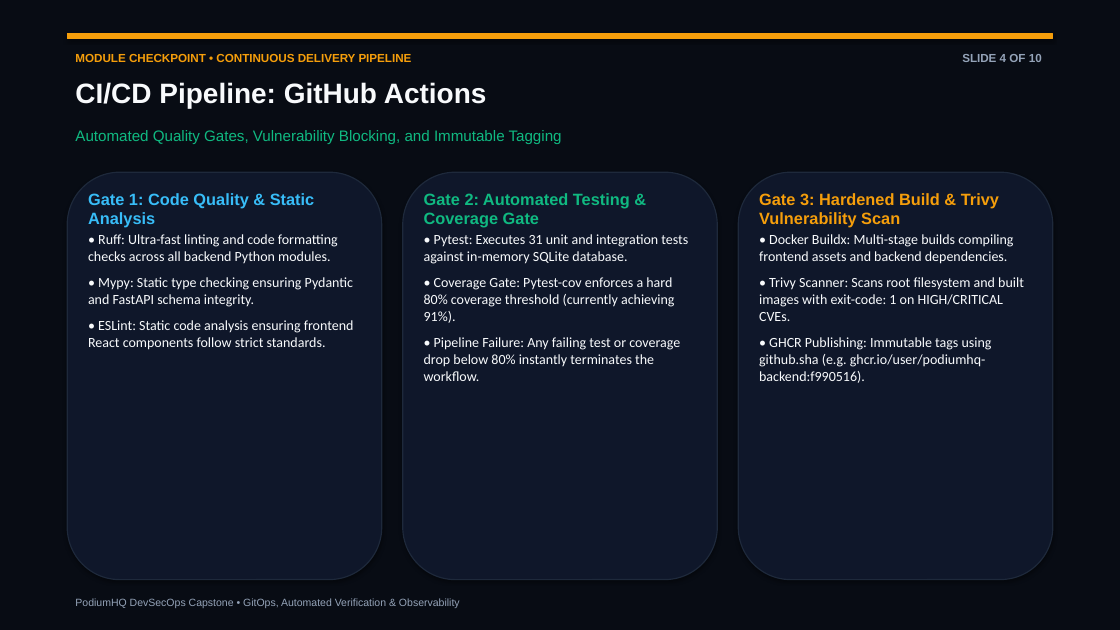
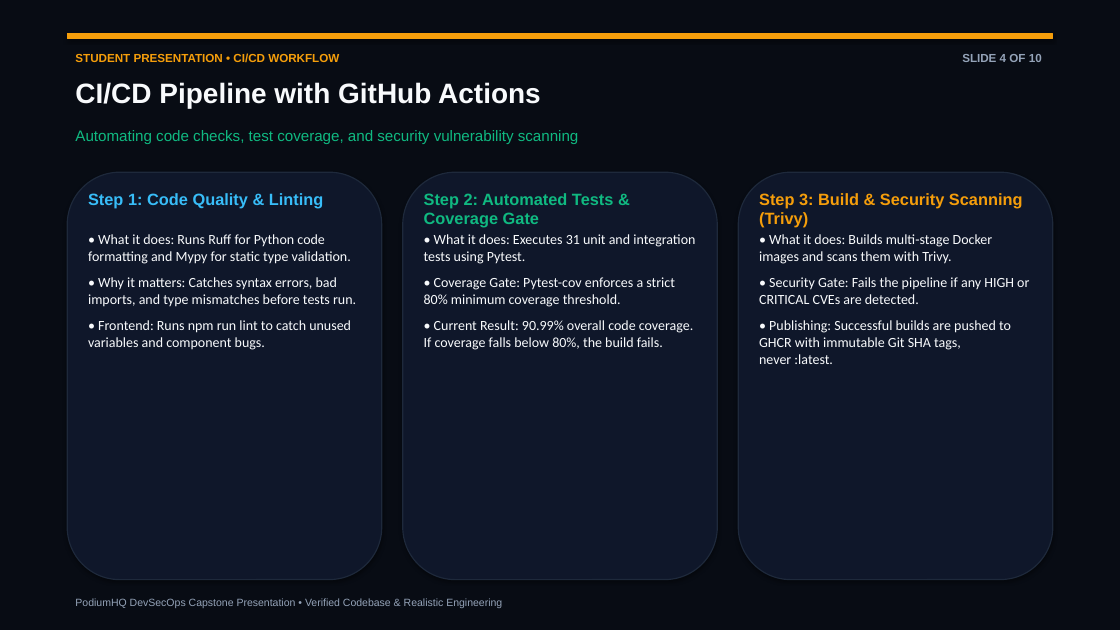
Before and after one commit to nandakishore-dasari/podiumHQ, a slide deck: slide 4 of demo/presentation.pptx. Drawn at 1120x630 pixels with LibreOffice and Linux fonts; fonts in the diff are those of the drawing. Boxes give left, top, right and bottom in pixels: in the first picture for what was removed or moved away, otherwise in the second. Text is boxed around its words. In the diff, an @@ line names an element or a change of style, - is before the commit and + after.

Commit message:
docs(presentation): personalize slides with student credentials (D.N.Nanda kishore, Roll: 10024, Batch: A) [skip ci]

```diff
--- a/demo/presentation.pptx
+++ b/demo/presentation.pptx
@@ text at box(75, 53, 339, 62): text changed @@
-MODULE CHECKPOINT • CONTINUOUS DELIVERY PIPELINE
+STUDENT PRESENTATION • CI/CD WORKFLOW
@@ text at box(75, 82, 541, 108): text changed @@
-CI/CD Pipeline: GitHub Actions
+CI/CD Pipeline with GitHub Actions
@@ text at box(75, 130, 579, 144): text changed @@
-Automated Quality Gates, Vulnerability Blocking, and Immutable Tagging
+Automating code checks, test coverage, and security vulnerability scanning
@@ text at box(88, 193, 323, 208): text changed @@
-Gate 1: Code Quality & Static Analysis
+Step 1: Code Quality & Linting
@@ text at box(424, 193, 614, 228): text changed @@
-Gate 2: Automated Testing & Coverage Gate
+Step 2: Automated Tests & Coverage Gate
@@ text at box(759, 193, 1023, 228): text changed @@
-Gate 3: Hardened Build & Trivy Vulnerability Scan
+Step 3: Build & Security Scanning (Trivy)
@@ text at box(88, 234, 356, 350): text changed @@
-• Ruff: Ultra-fast linting and code formatting checks across all backend Python modules.
-• Mypy: Static type checking ensuring Pydantic and FastAPI schema integrity.
-• ESLint: Static code analysis ensuring frontend React components follow strict standards.
+• What it does: Runs Ruff for Python code formatting and Mypy for static type validation.
+• Why it matters: Catches syntax errors, bad imports, and type mismatches before tests run.
+• Frontend: Runs npm run lint to catch unused variables and component bugs.
@@ text at box(424, 234, 695, 350): text changed @@
-• Pytest: Executes 31 unit and integration tests against in-memory SQLite database.
-• Coverage Gate: Pytest-cov enforces a hard 80% coverage threshold (currently achieving 91%).
-• Pipeline Failure: Any failing test or coverage drop below 80% instantly terminates the workflow.
+• What it does: Executes 31 unit and integration tests using Pytest.
+• Coverage Gate: Pytest-cov enforces a strict 80% minimum coverage threshold.
+• Current Result: 90.99% overall code coverage. If coverage falls below 80%, the build fails.
@@ text at box(759, 234, 1029, 364): text changed @@
-• Docker Buildx: Multi-stage builds compiling frontend assets and backend dependencies.
-• Trivy Scanner: Scans root filesystem and built images with exit-code: 1 on HIGH/CRITICAL CVEs.
-• GHCR Publishing: Immutable tags using github.sha (e.g. ghcr.io/user/podiumhq-backend:f990516).
+• What it does: Builds multi-stage Docker images and scans them with Trivy.
+• Security Gate: Fails the pipeline if any HIGH or CRITICAL CVEs are detected.
+• Publishing: Successful builds are pushed to GHCR with immutable Git SHA tags, never :latest.
@@ text at box(75, 598, 502, 608): text changed @@
-PodiumHQ DevSecOps Capstone • GitOps, Automated Verification & Observability
+PodiumHQ DevSecOps Capstone Presentation • Verified Codebase & Realistic Engineering
```
Also in this commit, not shown: 9 other slides changed, 3 other files.
